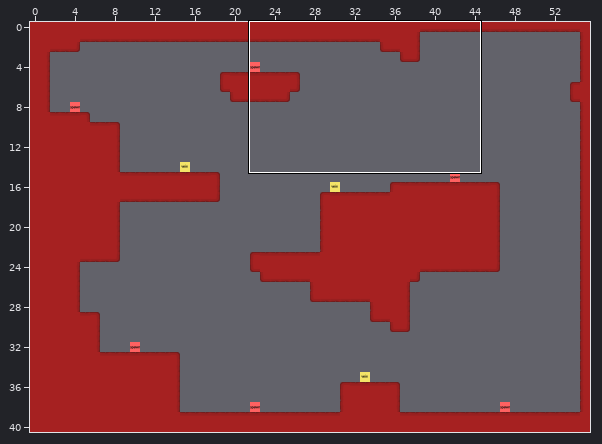
Tiled map, stored at GlamourJam/GlamourJamContent/testmap.tmx. Above, an overview of the earlier version with the close-up marked.
Close-up. As it was:
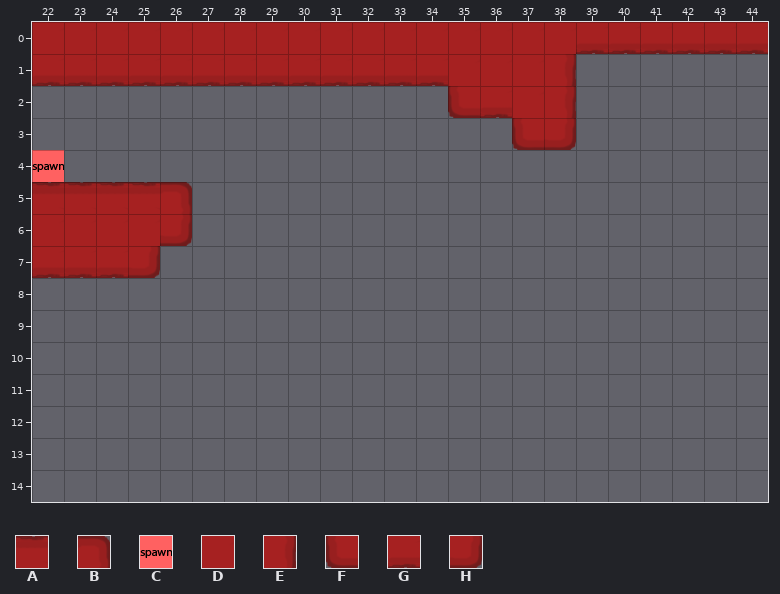
Cells are 32x32 px. Shown: x 22..44, y 0..14. The commit also changed other parts of the map, which this record leaves out.
Key: from "tileset32": A 5, B 6, C 7, D 9, E 10, F 12, G 13, H 14.
_ is an empty cell.
Layer "Tile Layer 1" before, first column x 22:
 0 DDDDDDDDDDDDDDDDDGGGGGG
 1 GGGGGGGGGGGGGDDDE______
 2 _____________FGDE______
 3 _______________FH______
 4 C______________________
 5 AAAAB__________________
 6 DDDDH__________________
 7 GGGH___________________
 8 _______________________
 9 _______________________
10 _______________________
11 _______________________
12 _______________________
13 _______________________
14 _______________________
Now the later version:
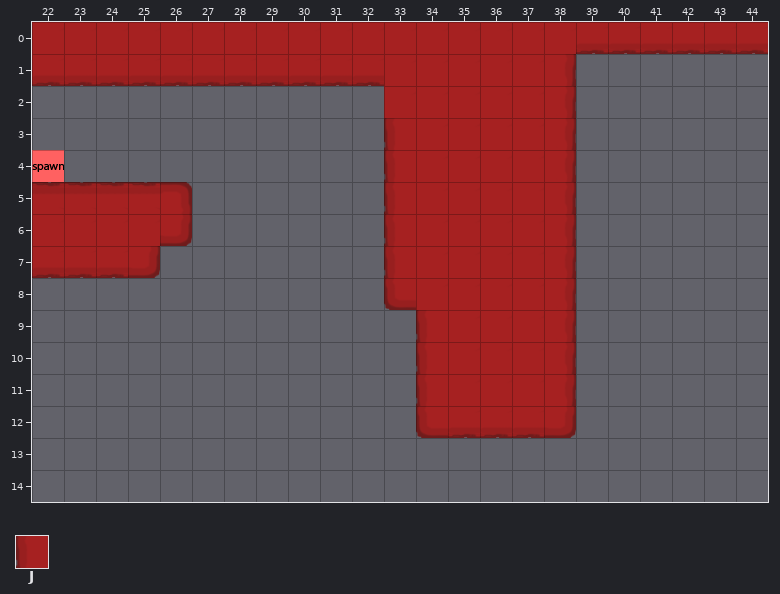
Further tiles: from "tileset32": J 8.
Difference:
Layer "Tile Layer 1":
y 1: x 33..34 GG -> DD
y 2: x 33..36 __FG -> DDDD
y 3: x 33..38 ____FH -> JDDDDE
y 4..7: x 33..38 ______ -> JDDDDE
y 8: x 33..38 ______ -> FDDDDE
y 9..11: x 34..38 _____ -> JDDDE
y 12: x 34..38 _____ -> FGGGH
Pixel boxes of the changes (left, top, right, bottom) in both close-ups:
changed: (384, 76, 576, 438)
